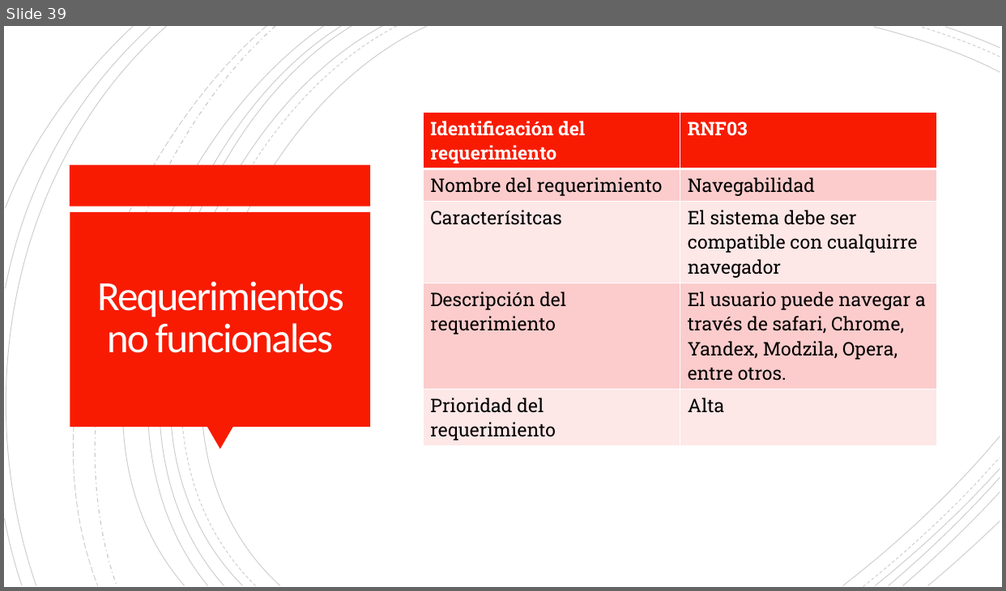
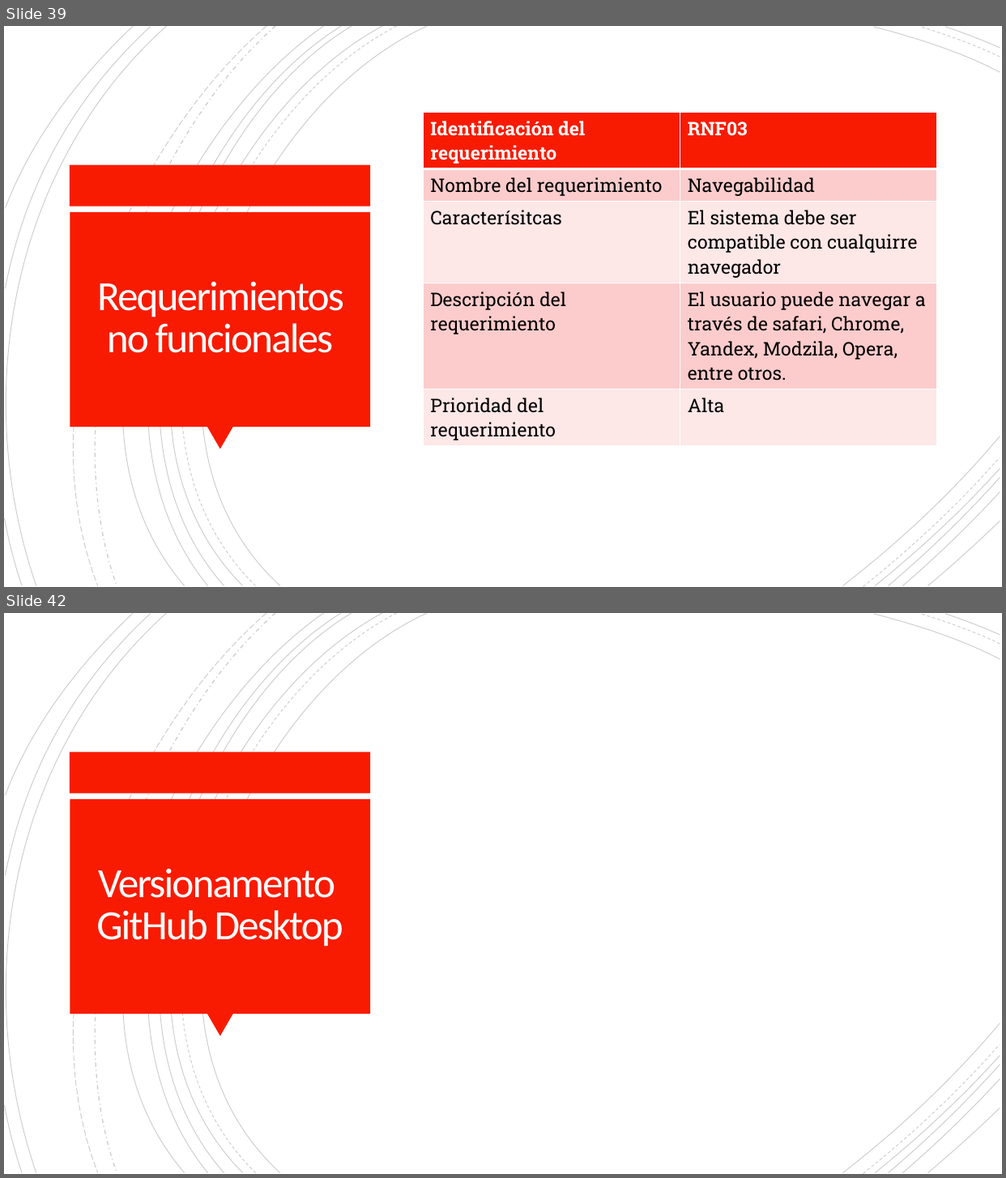
Before and after one commit to Dillan444/PROYECTO_SENA, a slide deck: PLANTEAMIENTO_DEL_PROBLEMA.pptx. Shown one above the other, each under a label of ours: slide 39 before the commit, slides 39 and 42 after it; the slides between them are not shown. The pictures are 1006x591 and 1006x1178 pixels, drawn with LibreOffice and Linux fonts; fonts in the diff are those of the drawing. Boxes give left, top, right and bottom in pixels: in the first picture for what was removed or moved away, otherwise in the second. Text is boxed around its words. In the diff, an @@ line names an element or a change of style, - is before the commit and + after.

```diff
--- a/PLANTEAMIENTO_DEL_PROBLEMA.pptx
+++ b/PLANTEAMIENTO_DEL_PROBLEMA.pptx
@@ slide 42 added at (4,613,1002,1174), background #FFFFFF; not listed: 24 template elements that a slide beside it also shows @@
@@ title added at (96,868,343,947), 40 pt, text #FFFEFF @@
+Versionamento GitHub Desktop
```
Also in this commit, not shown: 2 other slides added.
